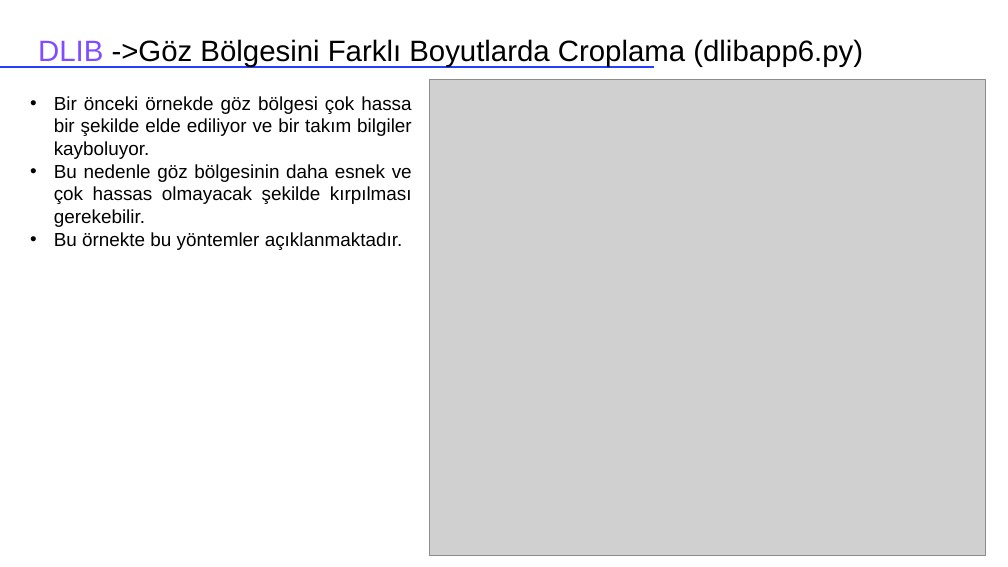
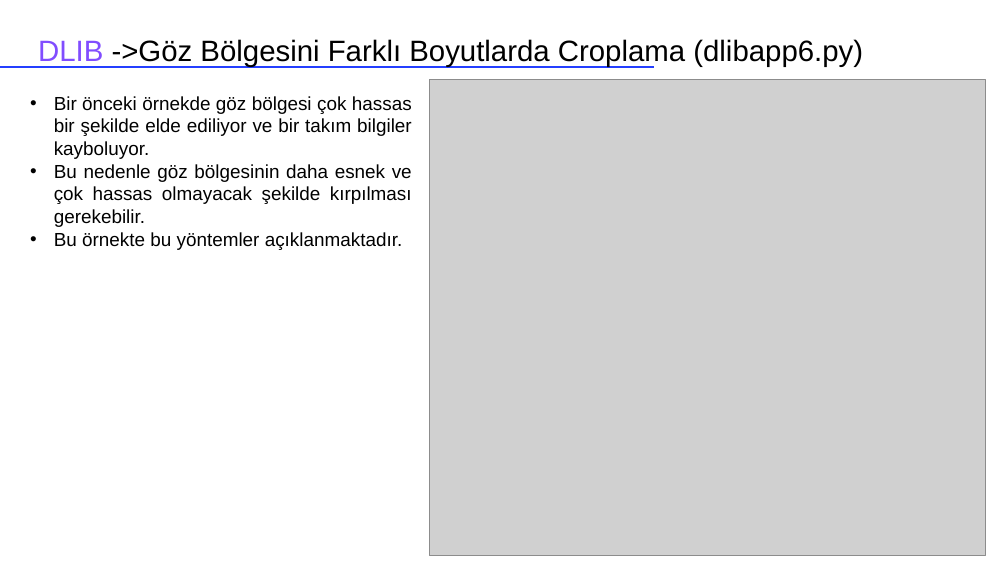
Before and after one commit to akaraci/DerinOgrenmeGercekZamanliSistemler, a slide deck: slide 15 of Sunumlar/Sunum-1.pptx. Drawn at 1008x567 pixels with LibreOffice and Linux fonts; fonts in the diff are those of the drawing; grey boxes stand for pictures. Boxes give left, top, right and bottom in pixels: in the first picture for what was removed or moved away, otherwise in the second. Text is boxed around its words. In the diff, an @@ line names an element or a change of style, - is before the commit and + after.

```diff
--- a/Sunumlar/Sunum-1.pptx
+++ b/Sunumlar/Sunum-1.pptx
@@ text at [54, 96, 412, 159]: text changed @@
-• Bir önceki örnekde göz bölgesi çok hassa bir şekilde elde ediliyor ve bir takım bilgiler kayboluyor.
+• Bir önceki örnekde göz bölgesi çok hassas bir şekilde elde ediliyor ve bir takım bilgiler kayboluyor.
```
Also in this commit, not shown: 3 other slides changed.
